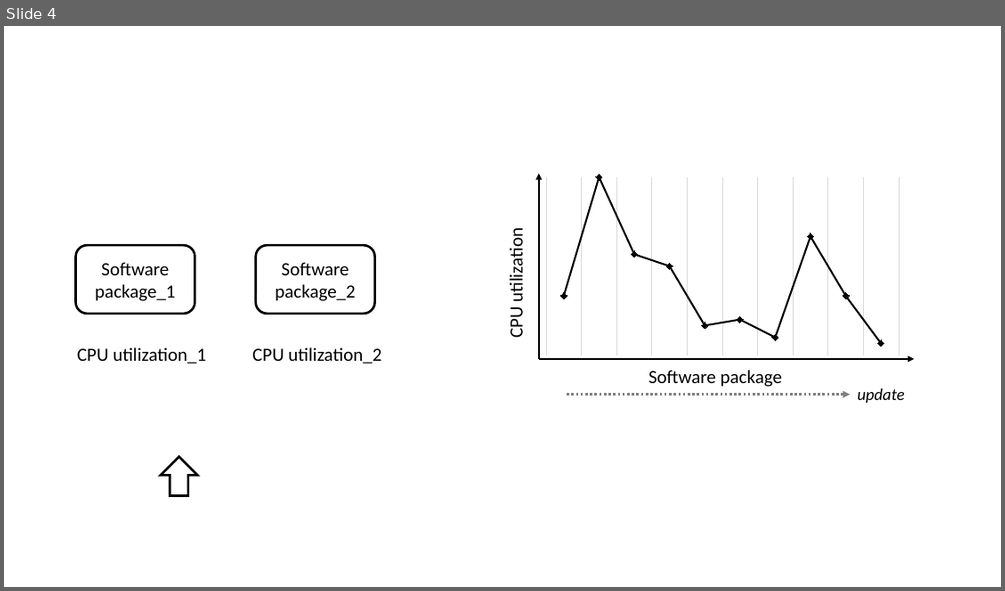
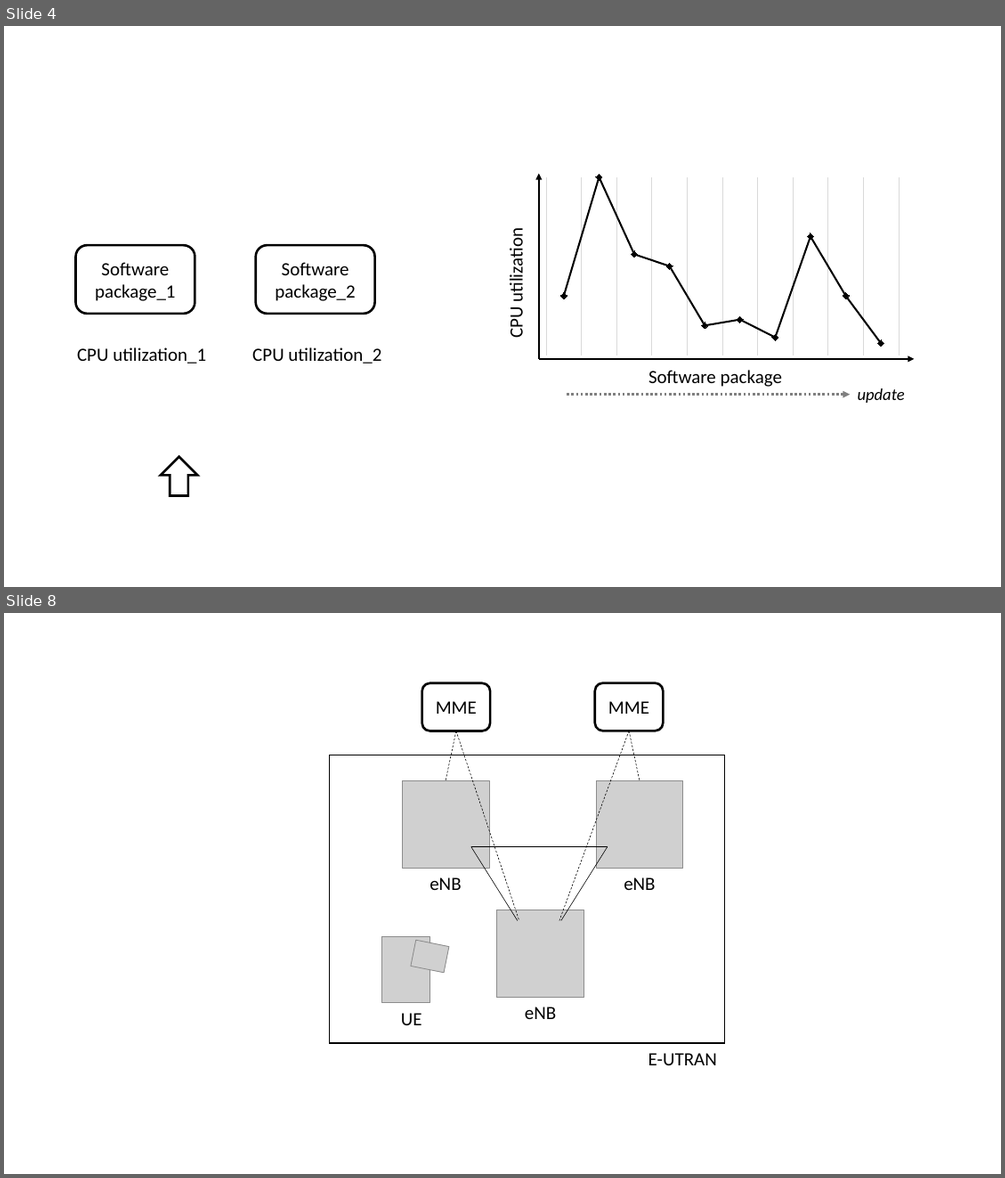
Before and after one commit to araea382/MT, a slide deck: Seminar/graphic.pptx. Shown one above the other, each under a label of ours: slide 4 before the commit, slides 4 and 8 after it; the slides between them are not shown. The pictures are 1005x591 and 1005x1178 pixels, drawn with LibreOffice and Linux fonts; fonts in the diff are those of the drawing; grey boxes stand for pictures. Boxes give left, top, right and bottom in pixels: in the first picture for what was removed or moved away, otherwise in the second. Text is boxed around its words. In the diff, an @@ line names an element or a change of style, - is before the commit and + after.

```diff
--- a/Seminar/graphic.pptx
+++ b/Seminar/graphic.pptx
@@ slide 8 added at box(4, 613, 1001, 1174), background #FFFFFF @@
@@ rounded rectangle added at box(422, 683, 490, 731), outline #000000 2.25 pt, 18 pt, text #000000 @@
+MME
@@ rounded rectangle added at box(595, 683, 663, 731), outline #000000 2.25 pt, 18 pt, text #000000 @@
+MME
@@ line added from (456, 731) to (446, 780), #000000 0.5 pt dashed @@
@@ line added from (456, 731) to (519, 920), #000000 0.5 pt dashed @@
@@ line added from (629, 731) to (559, 920), #000000 0.5 pt dashed @@
@@ line added from (629, 731) to (639, 780), #000000 0.5 pt dashed @@
@@ rectangle added at box(329, 755, 725, 1043), outline #000000 1 pt @@
@@ picture added at box(402, 780, 489, 868) @@
@@ picture added at box(596, 780, 684, 868) @@
@@ line added from (471, 847) to (608, 847), #000000 0.5 pt @@
@@ line added from (471, 846) to (518, 920), #000000 0.5 pt @@
@@ line added from (561, 920) to (607, 846), #000000 0.5 pt @@
@@ text added at box(429, 877, 461, 890), 18 pt, text #000000 @@
+eNB
@@ text added at box(623, 877, 655, 890), 18 pt, text #000000 @@
+eNB
@@ picture added at box(497, 910, 584, 997) @@
@@ picture added at box(381, 937, 430, 1003) @@
@@ picture added at box(411, 940, 449, 972) @@
@@ text added at box(401, 1013, 422, 1025), 18 pt, text #000000 @@
+UE
@@ text added at box(525, 1006, 556, 1019), 18 pt, text #000000 @@
+eNB
@@ text added at box(648, 1053, 717, 1065), 18 pt, text #000000 @@
+E-UTRAN
```
Also in this commit, not shown: 3 other slides added, 1 slide removed, 16 other files.
